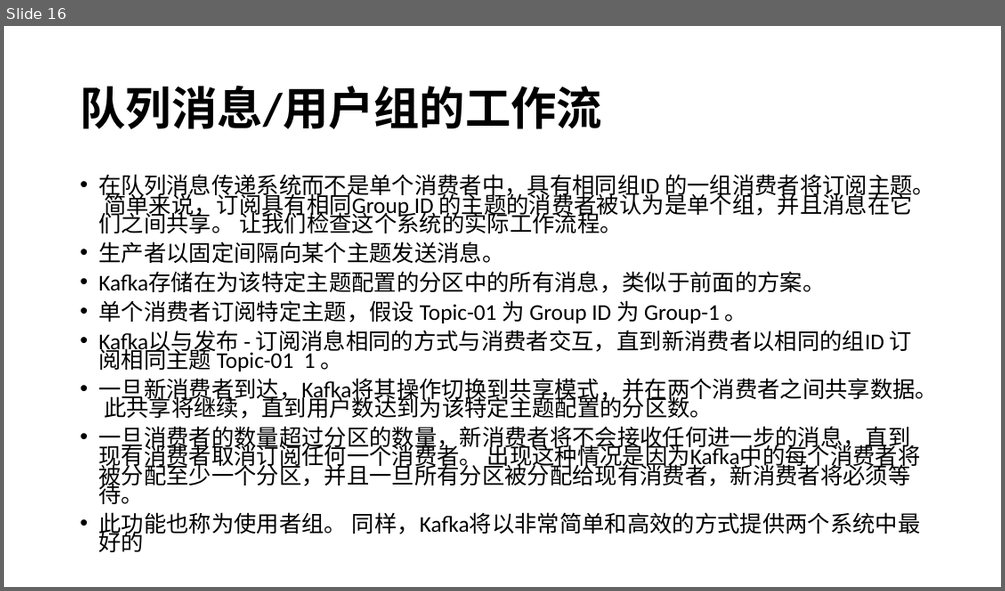
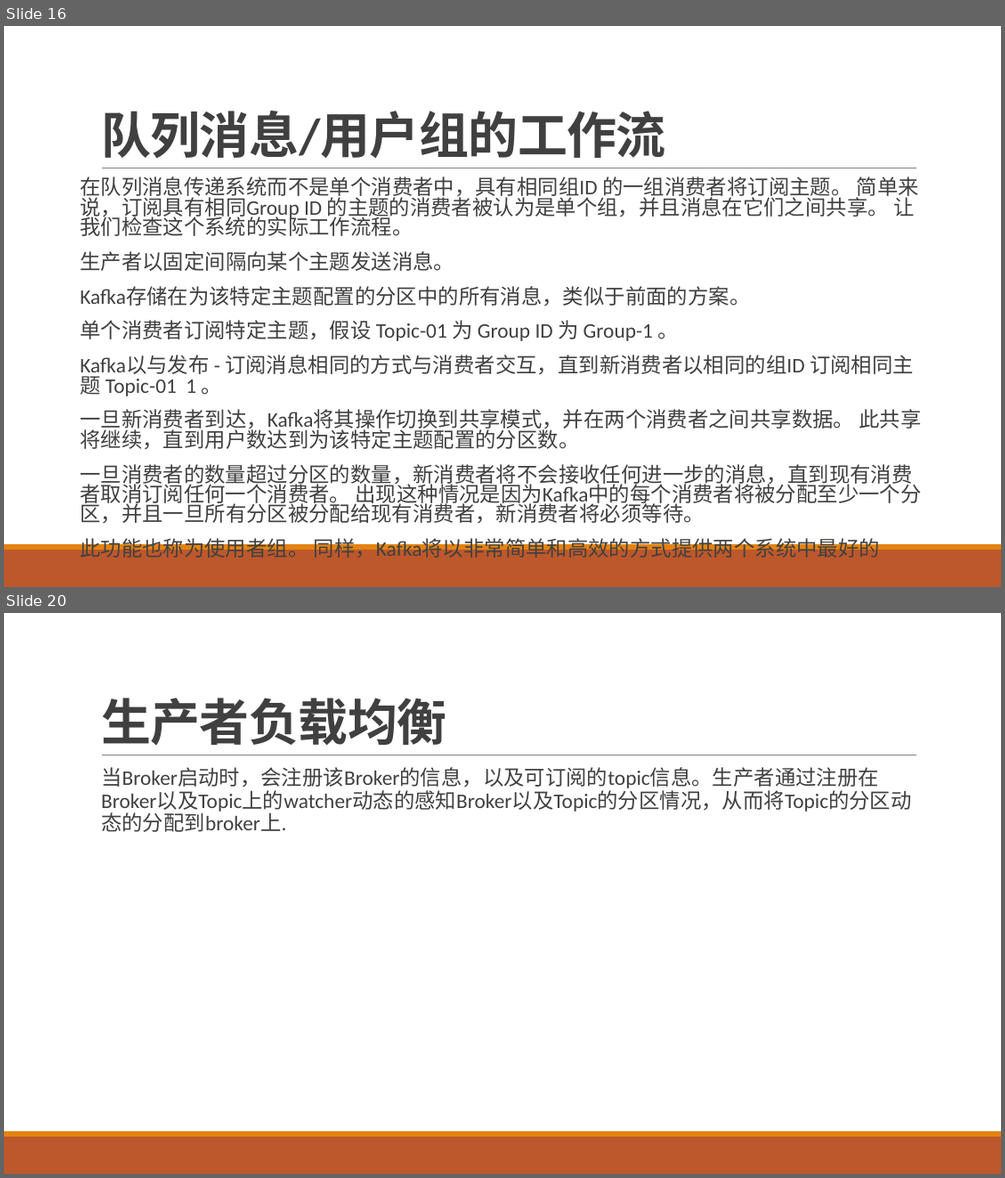
Before and after one commit to airuitian/MicroService, a slide deck: middlerware/kafka介绍与实战.pptx. Shown one above the other, each under a label of ours: slide 16 before the commit, slides 16 and 20 after it; the slides between them are not shown. The pictures are 1005x591 and 1005x1178 pixels, drawn with LibreOffice and Linux fonts; fonts in the diff are those of the drawing. Boxes give left, top, right and bottom in pixels: in the first picture for what was removed or moved away, otherwise in the second. Text is boxed around its words. In the diff, an @@ line names an element or a change of style, - is before the commit and + after.

```diff
--- a/middlerware/kafka介绍与实战.pptx
+++ b/middlerware/kafka介绍与实战.pptx
@@ slide 20 added at [4,613,1001,1174], background #FFFFFF; not listed: 3 template elements that a slide beside it also shows @@
@@ title added at [101,698,446,746], 48 pt, text #404040, bold @@
+生产者负载均衡
@@ text added at [101,767,911,813], 20 pt, text #404040 @@
+  当Broker启动时，会注册该Broker的信息，以及可订阅的topic信息。生产者通过注册在Broker以及Topic上的watcher动态的感知Broker以及Topic的分区情况，从而将Topic的分区动态的分配到broker上.
@@ slide 16 changed as well @@
@@ title "队列消息/用户组的工作流": place and size @@
-title "队列消息/用户组的工作流" at [80,86,602,129]
+title "队列消息/用户组的工作流" at [101,111,666,159]
@@ title "队列消息/用户组的工作流" at [101,111,666,159]: size 44 to 48 pt, text colour #000000 to #404040, letter spacing 0 to -0.5 pt; line spacing 0.9 to 0.85; vertical alignment middle to bottom @@
@@ text "在队列消息传递系统而不是单个消费者中，具有相同组ID 的一组消费者将订阅主题。 简单来说，订阅具有相同Group ID  ..." at [80,176,922,557]: size 21.7 to 20 pt, text colour #000000 to #404040; bullet • to  ; line spacing 0.7 to 0.8; more space between paragraphs @@
@@ line added from (102, 168) to (917, 168), #808080 0.5 pt @@
@@ rectangle added at [4,549,1001,587], fill #BD582C @@
@@ rectangle added at [4,544,1001,549], fill #E48312 @@
```
Also in this commit, not shown: 25 other slides changed, 7 other slides added, 1 slide removed, 5 other files.
